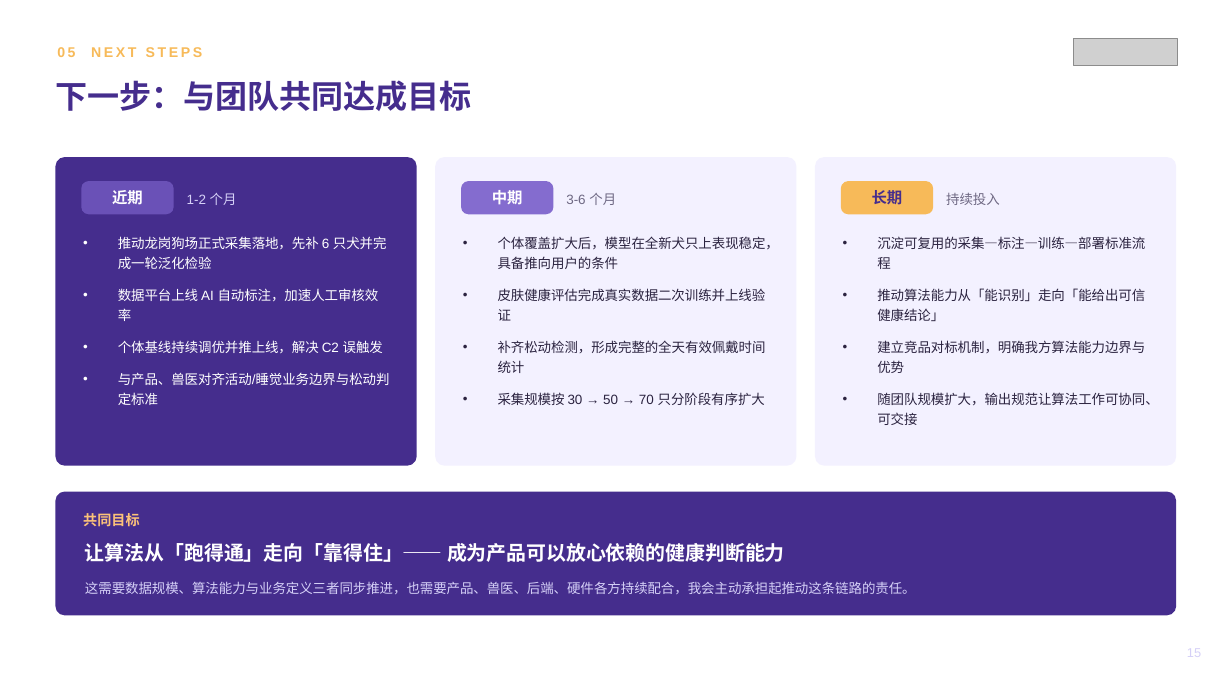
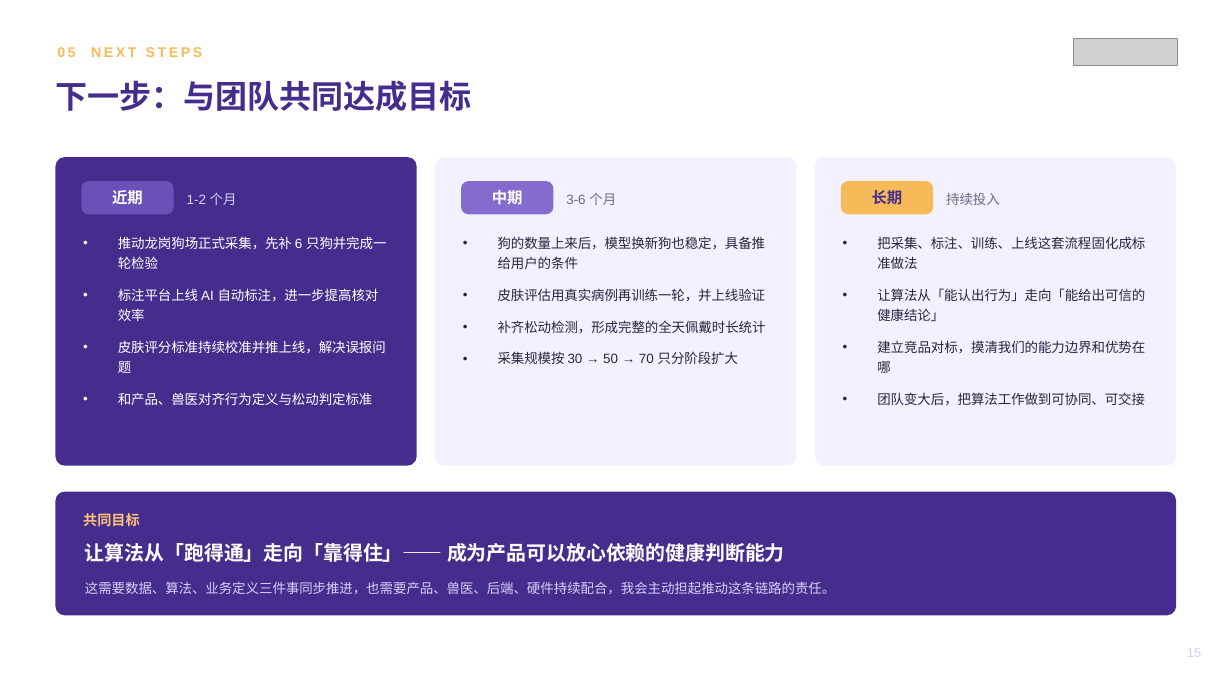
Before and after one commit to zhuyetuo/workplace_soft_skills, a slide deck: slide 15 of 转正述职/转正述职报告-Toky.pptx. Drawn at 1232x693 pixels with LibreOffice and Linux fonts; fonts in the diff are those of the drawing; grey boxes stand for pictures. Boxes give left, top, right and bottom in pixels: in the first picture for what was removed or moved away, otherwise in the second. Text is boxed around its words. In the diff, an @@ line names an element or a change of style, - is before the commit and + after.

```diff
--- a/转正述职/转正述职报告-Toky.pptx
+++ b/转正述职/转正述职报告-Toky.pptx
@@ text at (118,236,386,405): text changed @@
-• 推动龙岗狗场正式采集落地，先补 6 只犬并完成一轮泛化检验
-• 数据平台上线 AI 自动标注，加速人工审核效率
-• 个体基线持续调优并推上线，解决 C2 误触发
-• 与产品、兽医对齐活动/睡觉业务边界与松动判定标准
+• 推动龙岗狗场正式采集，先补 6 只狗并完成一轮检验
+• 标注平台上线 AI 自动标注，进一步提高核对效率
+• 皮肤评分标准持续校准并推上线，解决误报问题
+• 和产品、兽医对齐行为定义与松动判定标准
@@ text at (498,236,766,364): text changed @@
-• 个体覆盖扩大后，模型在全新犬只上表现稳定，具备推向用户的条件
-• 皮肤健康评估完成真实数据二次训练并上线验证
-• 补齐松动检测，形成完整的全天有效佩戴时间统计
-• 采集规模按 30 → 50 → 70 只分阶段有序扩大
+• 狗的数量上来后，模型换新狗也稳定，具备推给用户的条件
+• 皮肤评估用真实病例再训练一轮，并上线验证
+• 补齐松动检测，形成完整的全天佩戴时长统计
+• 采集规模按 30 → 50 → 70 只分阶段扩大
@@ text at (877,236,1145,405): text changed @@
-• 沉淀可复用的采集—标注—训练—部署标准流程
-• 推动算法能力从「能识别」走向「能给出可信健康结论」
-• 建立竞品对标机制，明确我方算法能力边界与优势
-• 随团队规模扩大，输出规范让算法工作可协同、可交接
+• 把采集、标注、训练、上线这套流程固化成标准做法
+• 让算法从「能认出行为」走向「能给出可信的健康结论」
+• 建立竞品对标，摸清我们的能力边界和优势在哪
+• 团队变大后，把算法工作做到可协同、可交接
@@ text at (85,581,835,594): text changed @@
-这需要数据规模、算法能力与业务定义三者同步推进，也需要产品、兽医、后端、硬件各方持续配合，我会主动承担起推动这条链路的责任。
+这需要数据、算法、业务定义三件事同步推进，也需要产品、兽医、后端、硬件持续配合，我会主动担起推动这条链路的责任。
```
Also in this commit, not shown: 12 other slides changed, 1 other file.
